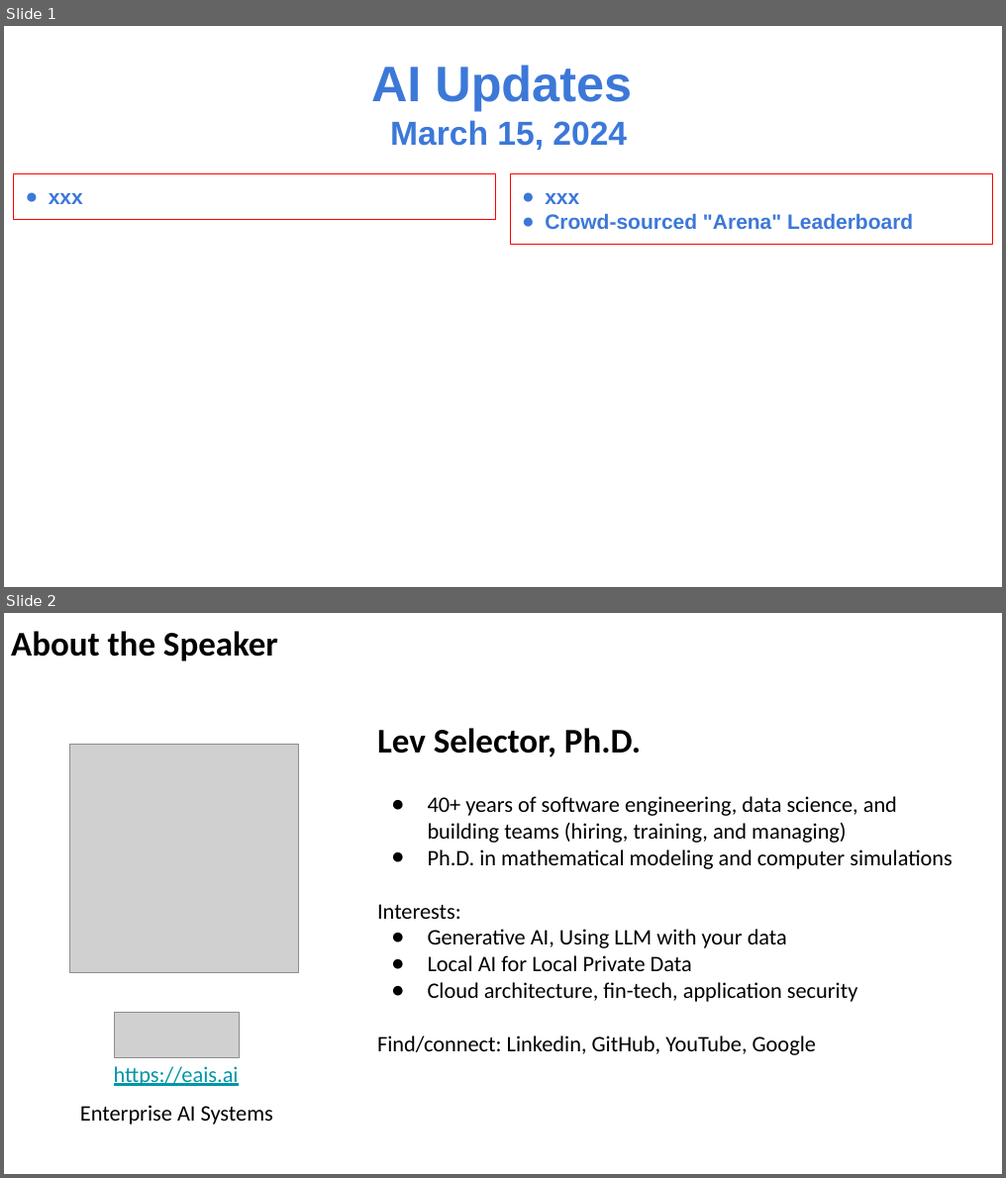
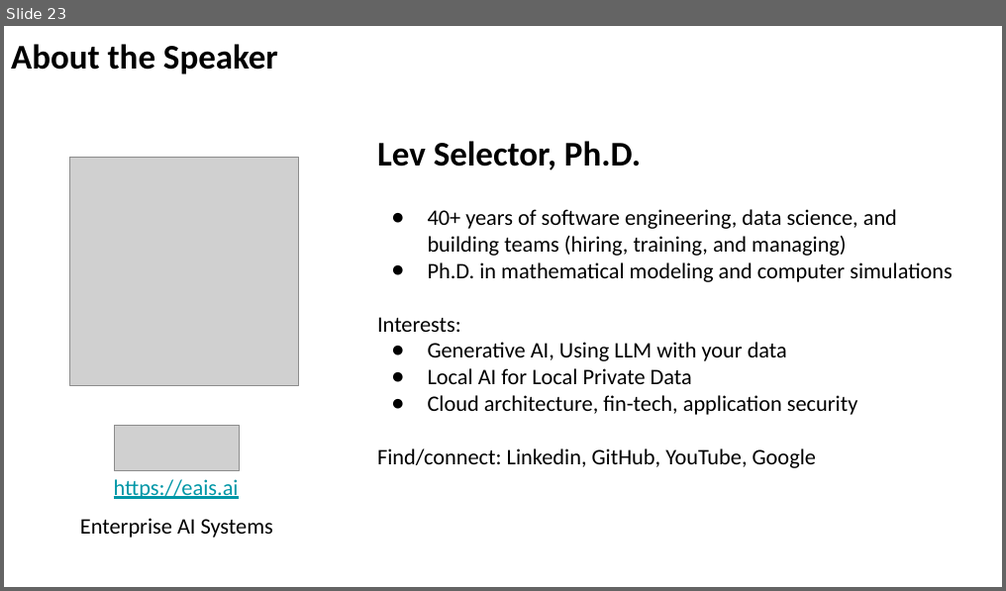
Before and after one commit to lselector/seminar, a slide deck: 2024/2024-03-15-AI-Updates.pptx. Shown one above the other, each under a label of ours: slides 1 and 2 before the commit, slide 23 after it. The pictures are 1006x1178 and 1006x591 pixels, drawn with LibreOffice and Linux fonts; fonts in the diff are those of the drawing; grey boxes stand for pictures. Boxes give left, top, right and bottom in pixels: in the first picture for what was removed or moved away, otherwise in the second. Text is boxed around its words. In the diff, an @@ line names an element or a change of style, - is before the commit and + after.

```diff
--- a/2024/2024-03-15-AI-Updates.pptx
+++ b/2024/2024-03-15-AI-Updates.pptx
@@ slide 1 removed at (4,26,1002,587), background #FFFFFF @@
@@ text removed at (371,65,632,150) @@
-AI Updates
-March 15, 2024
@@ rectangle removed at (13,174,495,219) @@
-● xxx
@@ rectangle removed at (510,174,992,245) @@
-● xxx
-● Crowd-sourced "Arena" Leaderboard
@@ what was slide 2 is now slide 23 @@
```
Also in this commit, not shown: 9 slides changed, 9 slides added.
